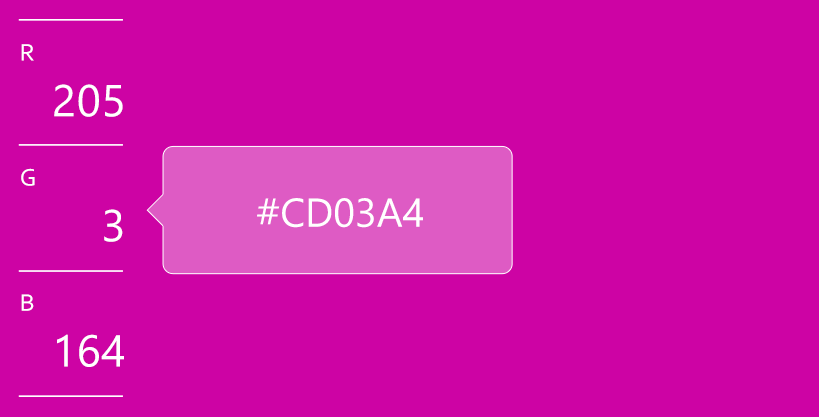
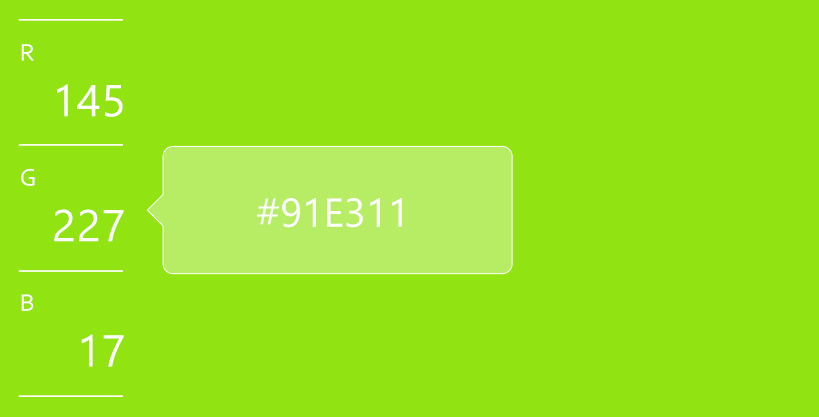
The second (819, 417) image is a revision of the first. Changes to its layers:
renamed "#cd03a4" to "#91e311", painted on it over [257,198,423,228]
renamed "205 3 164" to "145 227 17", painted on it over [54,84,124,367]
painted on "图层 2" over [0,0,819,417]
